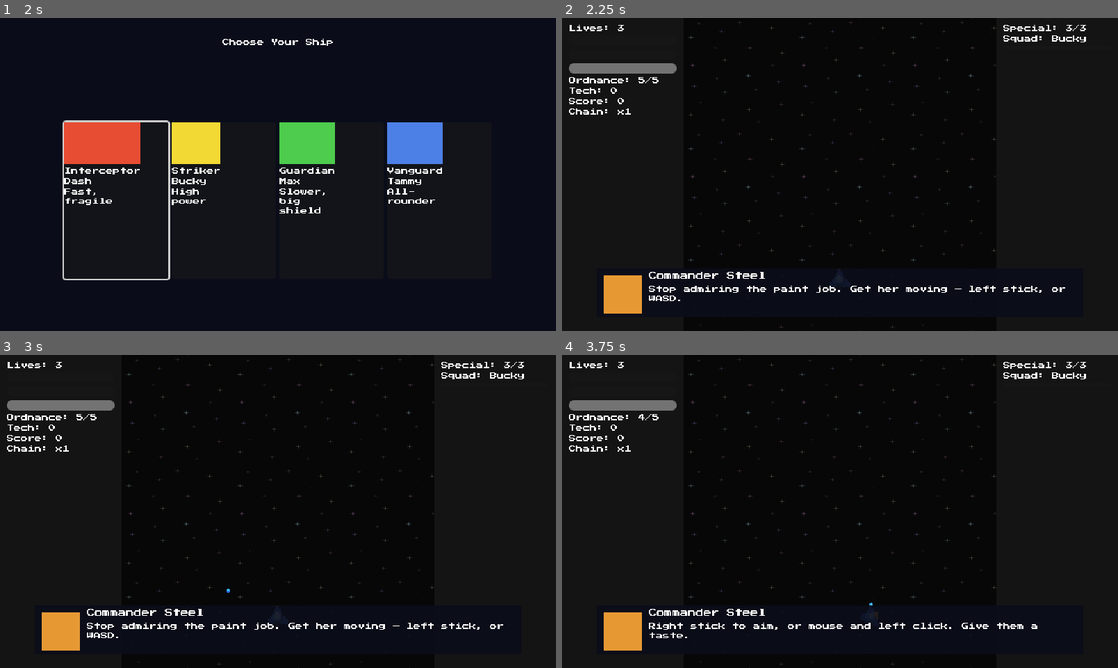
Above: before the commit, frames 1-4 (two rows, left to right).
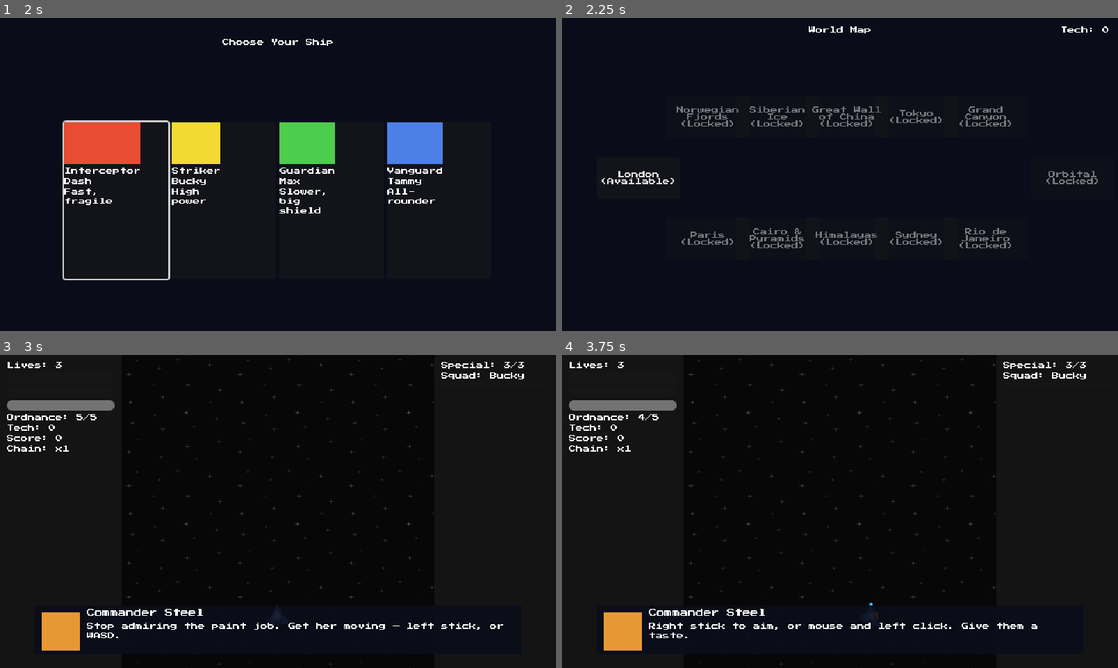
Above: after the commit, the same moments.

Repository: Funfetsunk/terra-intercept
Game: Godot game, scene res://scenes/menus/title_screen.tscn
The game is run twice, just before and just after one commit, with the same random seed, the same clock (stepped at 60 frames per second) and the same inputs.
Inputs (mouse positions are in pixels of both pictures, inside the frame that each line leads up to):
- Up to frame 1 (2 s): click "Start" at 0.5 s; click "Create" at 1.25 s
- Up to frame 2 (2.25 s): click (678, 199) at 2 s
- Up to frame 3 (3 s): click (77, 514) at 2.75 s, where only the run after the commit has a clickable "London (Available)"
- Up to frame 4 (3.75 s): tap Enter (ui_accept) at 3.5 s; move the mouse to (962, 495) at 3.52 s; hold D (p1_move_right) from 3.53 s (still down); hold Space (p1_ordnance) from 3.53 s (still down); click (962, 495) at 3.67 s

Frame 1 is identical in both runs. In frame 2, 5.2% of the frame differs, in the area x 1-99%, y 0-100%; in frame 3, less than 0.1%; in frame 4, nothing differs.

Commit message:
Add World map: 6 columns/2 lanes, lane choice, replay, progress persistence
MapNodeData (id, display_name, column, lane, mission_scene_path) with 12
nodes in data/map/ -- London at column 1, five north/south pairs at
columns 2-6, Orbital at column 7. Only London has a mission_scene_path;
missions 2-13 aren't built (explicitly out of scope per CLAUDE.md's "Not
yet" list), so every other node shows its correct locked/available/
completed state but opens a "Coming soon" overlay on click instead of
launching, and stays on the map.

A node is the single frontier (fresh-launchable) when its column/lane
match GameState.current_column/current_lane; completed nodes stay
clickable for tech-only replay. Lane choice fires after clearing columns
1, 3 and 5 (GameState.pending_lane_choice, a blocking overlay on map
open) and can switch lanes each time -- column 3 inherits column 2's
lane then re-offers a choice, same at 5->6, matching design-summary's
"8 possible routes."

complete_mission() only advances current_column when GameState.is_replay
is false; the map screen sets that flag right before every launch (true
for a completed non-frontier node, false for the actual frontier). This
is what lets completed missions replay for tech without re-advancing,
and without needing full map-graph knowledge inside GameState.

Rewired three interim shortcuts now that the map exists: ship_select
goes to the map after choosing a ship (not straight to London),
slot_select's Continue goes to the map (not straight to London), and
hangar's Back goes to the map (not title) -- all three were flagged as
temporary when built in tasks 2, 5 and 5.

GameState gains pending_lane_choice and is_replay; pending_lane_choice
is mirrored through SaveData/SaveManager like the other run-state fields
(is_replay is transient, always set fresh before each launch, so it
doesn't need persisting).

Verified: cleared London, confirmed current_column advanced and the
lane-choice overlay appeared; chose a lane, confirmed the right column-2
node became the frontier and other unbuilt nodes correctly stayed
locked or showed "Coming soon"; replayed London and confirmed no
re-advance while tech still accumulated; restarted the game process and
confirmed Continue landed on the map with the exact correct state. Full
flow (title -> slot select -> ship select -> map -> London -> results ->
hangar -> map) replayed clean with a fresh slot too.

Co-Authored-By: Claude Sonnet 5 <noreply@anthropic.com>
Claude-Session: https://claude.ai/code/session_01RV6NjfYkb9ah9RXEg66au1

Diff:
--- /dev/null
+++ b/data/map/col1_london.tres
@@ -0,0 +1,9 @@
+[gd_resource type="Resource" script_class="MapNodeData" format=3 uid="uid://cma26on4uccb3"]
+
+[ext_resource type="Script" uid="uid://n2636wdimn86" path="res://scripts/resources/map_node_data.gd" id="1_wknwe"]
+
+[resource]
+script = ExtResource("1_wknwe")
+id = "London"
+display_name = "London"
+mission_scene_path = "res://scenes/levels/london.tscn"
--- /dev/null
+++ b/data/map/col2_north_fjords.tres
@@ -0,0 +1,10 @@
+[gd_resource type="Resource" script_class="MapNodeData" format=3 uid="uid://bq77qd3xxjq4u"]
+
+[ext_resource type="Script" uid="uid://n2636wdimn86" path="res://scripts/resources/map_node_data.gd" id="1_io35a"]
+
+[resource]
+script = ExtResource("1_io35a")
+id = "col2_north"
+display_name = "Norwegian Fjords"
+column = 2
+lane = "north"
--- /dev/null
+++ b/data/map/col2_south_paris.tres
@@ -0,0 +1,10 @@
+[gd_resource type="Resource" script_class="MapNodeData" format=3 uid="uid://04klj432nxf0"]
+
+[ext_resource type="Script" uid="uid://n2636wdimn86" path="res://scripts/resources/map_node_data.gd" id="1_6lalg"]
+
+[resource]
+script = ExtResource("1_6lalg")
+id = "col2_south"
+display_name = "Paris"
+column = 2
+lane = "south"
--- /dev/null
+++ b/data/map/col3_north_siberia.tres
@@ -0,0 +1,10 @@
+[gd_resource type="Resource" script_class="MapNodeData" format=3 uid="uid://ea120mf6twe"]
+
+[ext_resource type="Script" uid="uid://n2636wdimn86" path="res://scripts/resources/map_node_data.gd" id="1_ffagb"]
+
+[resource]
+script = ExtResource("1_ffagb")
+id = "col3_north"
+display_name = "Siberian Ice"
+column = 3
+lane = "north"
--- /dev/null
+++ b/data/map/col3_south_cairo.tres
@@ -0,0 +1,10 @@
+[gd_resource type="Resource" script_class="MapNodeData" format=3 uid="uid://boh2scmwqdbkb"]
+
+[ext_resource type="Script" uid="uid://n2636wdimn86" path="res://scripts/resources/map_node_data.gd" id="1_yg5jm"]
+
+[resource]
+script = ExtResource("1_yg5jm")
+id = "col3_south"
+display_name = "Cairo & Pyramids"
+column = 3
+lane = "south"
--- /dev/null
+++ b/data/map/col4_north_great_wall.tres
@@ -0,0 +1,10 @@
+[gd_resource type="Resource" script_class="MapNodeData" format=3 uid="uid://blwqsgmc0dfuc"]
+
+[ext_resource type="Script" uid="uid://n2636wdimn86" path="res://scripts/resources/map_node_data.gd" id="1_e7r2w"]
+
+[resource]
+script = ExtResource("1_e7r2w")
+id = "col4_north"
+display_name = "Great Wall of China"
+column = 4
+lane = "north"
--- /dev/null
+++ b/data/map/col4_south_himalayas.tres
@@ -0,0 +1,10 @@
+[gd_resource type="Resource" script_class="MapNodeData" format=3 uid="uid://ce0jbm5y4br3t"]
+
+[ext_resource type="Script" uid="uid://n2636wdimn86" path="res://scripts/resources/map_node_data.gd" id="1_8uqyu"]
+
+[resource]
+script = ExtResource("1_8uqyu")
+id = "col4_south"
+display_name = "Himalayas"
+column = 4
+lane = "south"
--- /dev/null
+++ b/data/map/col5_north_tokyo.tres
@@ -0,0 +1,10 @@
+[gd_resource type="Resource" script_class="MapNodeData" format=3 uid="uid://dava785jxvmwf"]
+
+[ext_resource type="Script" uid="uid://n2636wdimn86" path="res://scripts/resources/map_node_data.gd" id="1_w6ntw"]
+
+[resource]
+script = ExtResource("1_w6ntw")
+id = "col5_north"
+display_name = "Tokyo"
+column = 5
+lane = "north"
--- /dev/null
+++ b/data/map/col5_south_sydney.tres
@@ -0,0 +1,10 @@
+[gd_resource type="Resource" script_class="MapNodeData" format=3 uid="uid://dn2iyb6hqyw2k"]
+
+[ext_resource type="Script" uid="uid://n2636wdimn86" path="res://scripts/resources/map_node_data.gd" id="1_8c54o"]
+
+[resource]
+script = ExtResource("1_8c54o")
+id = "col5_south"
+display_name = "Sydney"
+column = 5
+lane = "south"
--- /dev/null
+++ b/data/map/col6_north_grand_canyon.tres
@@ -0,0 +1,10 @@
+[gd_resource type="Resource" script_class="MapNodeData" format=3 uid="uid://m1jdw0lja7oq"]
+
+[ext_resource type="Script" uid="uid://n2636wdimn86" path="res://scripts/resources/map_node_data.gd" id="1_xjh72"]
+
+[resource]
+script = ExtResource("1_xjh72")
+id = "col6_north"
+display_name = "Grand Canyon"
+column = 6
+lane = "north"
--- /dev/null
+++ b/data/map/col6_south_rio.tres
@@ -0,0 +1,10 @@
+[gd_resource type="Resource" script_class="MapNodeData" format=3 uid="uid://cg3wu6kt6er6t"]
+
+[ext_resource type="Script" uid="uid://n2636wdimn86" path="res://scripts/resources/map_node_data.gd" id="1_ltx2y"]
+
+[resource]
+script = ExtResource("1_ltx2y")
+id = "col6_south"
+display_name = "Rio de Janeiro"
+column = 6
+lane = "south"
--- /dev/null
+++ b/data/map/col7_orbital.tres
@@ -0,0 +1,9 @@
+[gd_resource type="Resource" script_class="MapNodeData" format=3 uid="uid://chi6qpaeaysqu"]
+
+[ext_resource type="Script" uid="uid://n2636wdimn86" path="res://scripts/resources/map_node_data.gd" id="1_uhyt3"]
+
+[resource]
+script = ExtResource("1_uhyt3")
+id = "Orbital"
+display_name = "Orbital"
+column = 7
--- a/scenes/menus/hangar.gd
+++ b/scenes/menus/hangar.gd
@@ -1,6 +1,6 @@
 extends Control
 
-const TITLE_SCENE: String = "res://scenes/menus/title_screen.tscn"
+const MAP_SCENE: String = "res://scenes/menus/map_screen.tscn"
 const UPGRADE_ROW_SCENE: PackedScene = preload("res://scenes/menus/upgrade_row.tscn")
 
 @onready var _game_state: Node = get_node("/root/GameState")
@@ -38,4 +38,4 @@
 		row.refresh()
 
 func _on_back() -> void:
-	get_tree().change_scene_to_file(TITLE_SCENE)
+	get_tree().change_scene_to_file(MAP_SCENE)
--- /dev/null
+++ b/scenes/menus/map_node_button.gd
@@ -0,0 +1,16 @@
+extends Button
+class_name MapNodeButton
+
+signal activated(node_data: Resource)
+
+var node_data: Resource
+
+func setup(data: Resource, label_text: String, is_enabled: bool) -> void:
+	node_data = data
+	text = label_text
+	disabled = not is_enabled
+	if not pressed.is_connected(_on_pressed):
+		pressed.connect(_on_pressed)
+
+func _on_pressed() -> void:
+	activated.emit(node_data)
--- /dev/null
+++ b/scenes/menus/map_node_button.tscn
@@ -0,0 +1,8 @@
+[gd_scene format=3 uid="uid://gqyeapa2t6jq"]
+
+[ext_resource type="Script" uid="uid://h12vnl0fp5m6" path="res://scenes/menus/map_node_button.gd" id="1_le21q"]
+
+[node name="MapNodeButton" type="Button" unique_id=1241645293]
+custom_minimum_size = Vector2(96, 48)
+autowrap_mode = 3
+script = ExtResource("1_le21q")
--- /dev/null
+++ b/scenes/menus/map_screen.gd
@@ -0,0 +1,77 @@
+extends Control
+
+const MAP_NODE_BUTTON_SCENE: PackedScene = preload("res://scenes/menus/map_node_button.tscn")
+
+const COLUMN_X: Dictionary = {1: 40, 2: 120, 3: 200, 4: 280, 5: 360, 6: 440, 7: 540}
+const NORTH_Y: float = 90.0
+const SOUTH_Y: float = 230.0
+const CENTER_Y: float = 160.0
+
+@onready var _game_state: Node = get_node("/root/GameState")
+@onready var _tech_label: Label = $TechLabel
+@onready var _node_container: Control = $NodeContainer
+@onready var _lane_choice_overlay: Control = $LaneChoiceOverlay
+@onready var _north_button: Button = $LaneChoiceOverlay/ChoiceButtons/NorthButton
+@onready var _south_button: Button = $LaneChoiceOverlay/ChoiceButtons/SouthButton
+@onready var _coming_soon_overlay: Control = $ComingSoonOverlay
+@onready var _ok_button: Button = $ComingSoonOverlay/OkButton
+
+func _ready() -> void:
+	_tech_label.text = "Tech: %d" % _game_state.banked_tech
+	_north_button.pressed.connect(_on_north_chosen)
+	_south_button.pressed.connect(_on_south_chosen)
+	_ok_button.pressed.connect(_on_coming_soon_dismissed)
+	_build_nodes()
+	if _game_state.pending_lane_choice:
+		_lane_choice_overlay.visible = true
+		_north_button.grab_focus()
+
+func _unhandled_input(event: InputEvent) -> void:
+	if event.is_action_pressed("p1_ordnance"):
+		var viewport: Viewport = get_viewport()
+		var focused: Control = viewport.gui_get_focus_owner()
+		if focused is Button:
+			viewport.set_input_as_handled()
+			(focused as Button).pressed.emit()
+
+func _build_nodes() -> void:
+	for child: Node in _node_container.get_children():
+		child.queue_free()
+	for map_node: MapNodeData in _game_state.all_map_nodes:
+		var is_completed: bool = _game_state.completed_missions.has(map_node.id)
+		var is_frontier: bool = map_node.column == _game_state.current_column and (map_node.lane.is_empty() or map_node.lane == _game_state.current_lane)
+		var is_enabled: bool = is_completed or is_frontier
+		var state_text: String = "Completed" if is_completed else ("Available" if is_frontier else "Locked")
+		var button: MapNodeButton = MAP_NODE_BUTTON_SCENE.instantiate()
+		_node_container.add_child(button)
+		var y: float = CENTER_Y
+		if map_node.lane == "north":
+			y = NORTH_Y
+		elif map_node.lane == "south":
+			y = SOUTH_Y
+		button.position = Vector2(COLUMN_X[map_node.column], y)
+		button.setup(map_node, "%s\n(%s)" % [map_node.display_name, state_text], is_enabled)
+		button.activated.connect(_on_node_activated)
+
+func _on_node_activated(node_data: Resource) -> void:
+	var map_node: MapNodeData = node_data as MapNodeData
+	if map_node.mission_scene_path.is_empty():
+		_coming_soon_overlay.visible = true
+		_ok_button.grab_focus()
+		return
+	_game_state.is_replay = _game_state.completed_missions.has(map_node.id) and not (map_node.column == _game_state.current_column and (map_node.lane.is_empty() or map_node.lane == _game_state.current_lane))
+	_game_state.current_mission_name = map_node.id
+	get_tree().change_scene_to_file(map_node.mission_scene_path)
+
+func _on_coming_soon_dismissed() -> void:
+	_coming_soon_overlay.visible = false
+
+func _on_north_chosen() -> void:
+	_game_state.choose_lane("north")
+	_lane_choice_overlay.visible = false
+	_build_nodes()
+
+func _on_south_chosen() -> void:
+	_game_state.choose_lane("south")
+	_lane_choice_overlay.visible = false
+	_build_nodes()
--- /dev/null
+++ b/scenes/menus/map_screen.tscn
@@ -0,0 +1,105 @@
+[gd_scene format=3 uid="uid://cv72sqyp82hog"]
+
+[ext_resource type="Script" uid="uid://cr1ef3paxdd2i" path="res://scenes/menus/map_screen.gd" id="1_jt0h1"]
+
+[node name="MapScreen" type="Control" unique_id=1241235078]
+layout_mode = 3
+anchors_preset = 0
+offset_right = 640.0
+offset_bottom = 360.0
+script = ExtResource("1_jt0h1")
+
+[node name="Backdrop" type="ColorRect" parent="." unique_id=1644297102]
+layout_mode = 0
+offset_right = 640.0
+offset_bottom = 360.0
+mouse_filter = 2
+color = Color(0.04, 0.05, 0.1, 1)
+
+[node name="TitleLabel" type="Label" parent="." unique_id=1574717772]
+layout_mode = 0
+offset_top = 10.0
+offset_right = 640.0
+offset_bottom = 28.0
+text = "World Map"
+horizontal_alignment = 1
+
+[node name="TechLabel" type="Label" parent="." unique_id=1318667816]
+layout_mode = 0
+offset_left = 500.0
+offset_top = 10.0
+offset_right = 630.0
+offset_bottom = 24.0
+text = "Tech: 0"
+horizontal_alignment = 2
+
+[node name="NodeContainer" type="Control" parent="." unique_id=125587247]
+anchors_preset = 0
+offset_right = 640.0
+offset_bottom = 360.0
+
+[node name="LaneChoiceOverlay" type="Control" parent="." unique_id=900400254]
+visible = false
+anchors_preset = 0
+offset_right = 640.0
+offset_bottom = 360.0
+
+[node name="Backdrop2" type="ColorRect" parent="LaneChoiceOverlay" unique_id=705053551]
+layout_mode = 0
+offset_right = 640.0
+offset_bottom = 360.0
+color = Color(0, 0, 0, 0.8)
+
+[node name="PromptLabel" type="Label" parent="LaneChoiceOverlay" unique_id=800903493]
+layout_mode = 0
+offset_left = 120.0
+offset_top = 150.0
+offset_right = 520.0
+offset_bottom = 180.0
+text = "Choose your route"
+horizontal_alignment = 1
+
+[node name="ChoiceButtons" type="HBoxContainer" parent="LaneChoiceOverlay" unique_id=687000819]
+layout_mode = 0
+offset_left = 240.0
+offset_top = 190.0
+offset_right = 400.0
+offset_bottom = 220.0
+theme_override_constants/separation = 20
+
+[node name="NorthButton" type="Button" parent="LaneChoiceOverlay/ChoiceButtons" unique_id=2126417965]
+layout_mode = 2
+text = "North"
+
+[node name="SouthButton" type="Button" parent="LaneChoiceOverlay/ChoiceButtons" unique_id=312634932]
+layout_mode = 2
+text = "South"
+
+[node name="ComingSoonOverlay" type="Control" parent="." unique_id=16807174]
+visible = false
+anchors_preset = 0
+offset_right = 640.0
+offset_bottom = 360.0
+
+[node name="Backdrop3" type="ColorRect" parent="ComingSoonOverlay" unique_id=247054890]
+layout_mode = 0
+offset_right = 640.0
+offset_bottom = 360.0
+color = Color(0, 0, 0, 0.8)
+
+[node name="MessageLabel" type="Label" parent="ComingSoonOverlay" unique_id=1138139466]
+layout_mode = 0
+offset_left = 170.0
+offset_top = 150.0
+offset_right = 470.0
+offset_bottom = 180.0
+text = "Coming soon."
+horizontal_alignment = 1
+
+[node name="OkButton" type="Button" parent="ComingSoonOverlay" unique_id=1041261147]
+layout_mode = 0
+offset_left = 270.0
+offset_top = 190.0
+offset_right = 370.0
+offset_bottom = 218.0
+text = "OK"
--- a/scenes/menus/ship_select.gd
+++ b/scenes/menus/ship_select.gd
@@ -29,4 +29,4 @@
 
 func _on_ship_chosen(ship: ShipData) -> void:
 	_save_manager.begin_new_run(_save_manager.current_slot, ship)
-	get_tree().change_scene_to_file("res://scenes/levels/london.tscn")
+	get_tree().change_scene_to_file("res://scenes/menus/map_screen.tscn")
--- a/scenes/menus/slot_select.gd
+++ b/scenes/menus/slot_select.gd
@@ -1,7 +1,7 @@
 extends Control
 
 const SHIP_SELECT_SCENE: String = "res://scenes/menus/ship_select.tscn"
-const LONDON_SCENE: String = "res://scenes/levels/london.tscn"
+const MAP_SCENE: String = "res://scenes/menus/map_screen.tscn"
 
 @onready var _save_manager: Node = get_node("/root/SaveManager")
 @onready var _rows: Array[HBoxContainer] = [$SlotList/Slot1Row, $SlotList/Slot2Row, $SlotList/Slot3Row]
@@ -50,7 +50,7 @@
 func _on_action_pressed(slot: int) -> void:
 	if _save_manager.slot_exists(slot):
 		_save_manager.continue_slot(slot)
-		get_tree().change_scene_to_file(LONDON_SCENE)
+		get_tree().change_scene_to_file(MAP_SCENE)
 	else:
 		_save_manager.current_slot = slot
 		get_tree().change_scene_to_file(SHIP_SELECT_SCENE)
--- a/scripts/autoload/game_state.gd
+++ b/scripts/autoload/game_state.gd
@@ -14,6 +14,7 @@
 @export var selected_ship: ShipData
 @export var ship_roster: Array[ShipData] = []
 @export var all_upgrades: Array[Resource] = []
+@export var all_map_nodes: Array[Resource] = []
 @export var ordnance: OrdnanceData
 @export var chain_multiplier_max: int = 5
 @export var completion_bonus: int = 1000
@@ -32,6 +33,8 @@
 var banked_tech: int = 0
 var upgrades_owned: Dictionary = {}
 var purchase_ledger: Array[Dictionary] = []
+var pending_lane_choice: bool = false
+var is_replay: bool = false
 var difficulty: String = "Normal"
 var restart_section: String = ""
 var tutorial_active: bool = false
@@ -125,7 +128,17 @@
 	if not current_mission_name.is_empty() and not completed_missions.has(current_mission_name):
 		completed_missions.append(current_mission_name)
 	purchase_ledger.clear()
+	if not is_replay:
+		var cleared_column: int = current_column
+		current_column += 1
+		if cleared_column == 1 or cleared_column == 3 or cleared_column == 5:
+			pending_lane_choice = true
+	is_replay = false
 	mission_completed.emit(last_mission_results)
+
+func choose_lane(lane: String) -> void:
+	current_lane = lane
+	pending_lane_choice = false
 
 func find_upgrade(id: String) -> UpgradeData:
 	for upgrade: UpgradeData in all_upgrades:
--- a/scripts/autoload/game_state.tscn
+++ b/scripts/autoload/game_state.tscn
@@ -9,9 +9,22 @@
 [ext_resource type="Resource" path="res://data/upgrades/more_hull.tres" id="7_more_hull"]
 [ext_resource type="Resource" path="res://data/upgrades/stronger_shields.tres" id="8_stronger_shields"]
 [ext_resource type="Resource" path="res://data/upgrades/special_meter_rate.tres" id="9_special_meter_rate"]
+[ext_resource type="Resource" path="res://data/map/col1_london.tres" id="10_map_col1"]
+[ext_resource type="Resource" path="res://data/map/col2_north_fjords.tres" id="11_map_col2n"]
+[ext_resource type="Resource" path="res://data/map/col2_south_paris.tres" id="12_map_col2s"]
+[ext_resource type="Resource" path="res://data/map/col3_north_siberia.tres" id="13_map_col3n"]
+[ext_resource type="Resource" path="res://data/map/col3_south_cairo.tres" id="14_map_col3s"]
+[ext_resource type="Resource" path="res://data/map/col4_north_great_wall.tres" id="15_map_col4n"]
+[ext_resource type="Resource" path="res://data/map/col4_south_himalayas.tres" id="16_map_col4s"]
+[ext_resource type="Resource" path="res://data/map/col5_north_tokyo.tres" id="17_map_col5n"]
+[ext_resource type="Resource" path="res://data/map/col5_south_sydney.tres" id="18_map_col5s"]
+[ext_resource type="Resource" path="res://data/map/col6_north_grand_canyon.tres" id="19_map_col6n"]
+[ext_resource type="Resource" path="res://data/map/col6_south_rio.tres" id="20_map_col6s"]
+[ext_resource type="Resource" path="res://data/map/col7_orbital.tres" id="21_map_col7"]
 
 [node name="GameState" type="Node" unique_id=1245739816]
 script = ExtResource("1_kkv1x")
 ship_roster = Array[Resource]([ExtResource("2_interceptor"), ExtResource("3_striker"), ExtResource("4_guardian"), ExtResource("5_vanguard")])
 all_upgrades = Array[Resource]([ExtResource("7_more_hull"), ExtResource("8_stronger_shields"), ExtResource("9_special_meter_rate")])
+all_map_nodes = Array[Resource]([ExtResource("10_map_col1"), ExtResource("11_map_col2n"), ExtResource("12_map_col2s"), ExtResource("13_map_col3n"), ExtResource("14_map_col3s"), ExtResource("15_map_col4n"), ExtResource("16_map_col4s"), ExtResource("17_map_col5n"), ExtResource("18_map_col5s"), ExtResource("19_map_col6n"), ExtResource("20_map_col6s"), ExtResource("21_map_col7")])
 ordnance = ExtResource("6_ordnance")
--- a/scripts/autoload/save_manager.gd
+++ b/scripts/autoload/save_manager.gd
@@ -31,6 +31,7 @@
 	_game_state.tutorial_completed = false
 	_game_state.current_column = 1
 	_game_state.current_lane = ""
+	_game_state.pending_lane_choice = false
 	_game_state.completed_missions = [] as Array[String]
 	_game_state.banked_tech = 0
 	_game_state.upgrades_owned = {}
@@ -49,6 +50,7 @@
 			break
 	_game_state.current_column = data.map_column
 	_game_state.current_lane = data.map_lane
+	_game_state.pending_lane_choice = data.pending_lane_choice
 	_game_state.completed_missions = data.completed_missions.duplicate()
 	_game_state.banked_tech = data.banked_tech
 	_game_state.upgrades_owned = data.upgrades_owned.duplicate()
@@ -73,6 +75,7 @@
 	data.ship_name = _game_state.selected_ship.ship_name if _game_state.selected_ship != null else data.ship_name
 	data.map_column = _game_state.current_column
 	data.map_lane = _game_state.current_lane
+	data.pending_lane_choice = _game_state.pending_lane_choice
 	data.completed_missions = _game_state.completed_missions.duplicate()
 	data.banked_tech = _game_state.banked_tech
 	data.upgrades_owned = _game_state.upgrades_owned.duplicate()
--- /dev/null
+++ b/scripts/resources/map_node_data.gd
@@ -0,0 +1,8 @@
+extends Resource
+class_name MapNodeData
+
+@export var id: String = ""
+@export var display_name: String = ""
+@export var column: int = 1
+@export var lane: String = ""
+@export var mission_scene_path: String = ""
--- a/scripts/resources/save_data.gd
+++ b/scripts/resources/save_data.gd
@@ -5,6 +5,7 @@
 @export var ship_name: String = ""
 @export var map_column: int = 1
 @export var map_lane: String = ""
+@export var pending_lane_choice: bool = false
 @export var completed_missions: Array[String] = []
 @export var banked_tech: int = 0
 @export var upgrades_owned: Dictionary = {}
Not shown, added: scenes/menus/map_node_button.gd.uid
Not shown, added: scenes/menus/map_screen.gd.uid
Not shown, added: scripts/resources/map_node_data.gd.uid
Not shown, changed: CLAUDE.md
